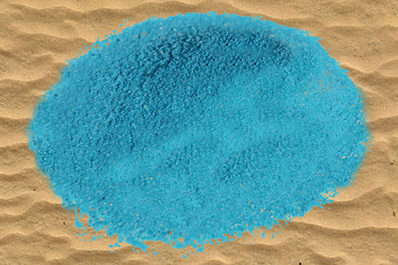
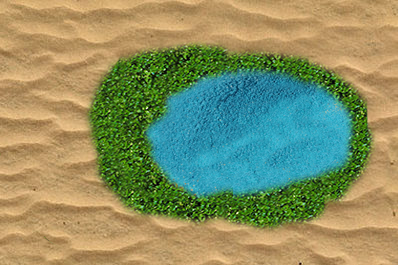
Revision of a layered 398x265 image; what changed, layer by layer:
added layer "vegetationtexture" above "oasistexture" over [0, 37, 379, 258]
painted on "oasistexture" over [20, 8, 379, 261]
